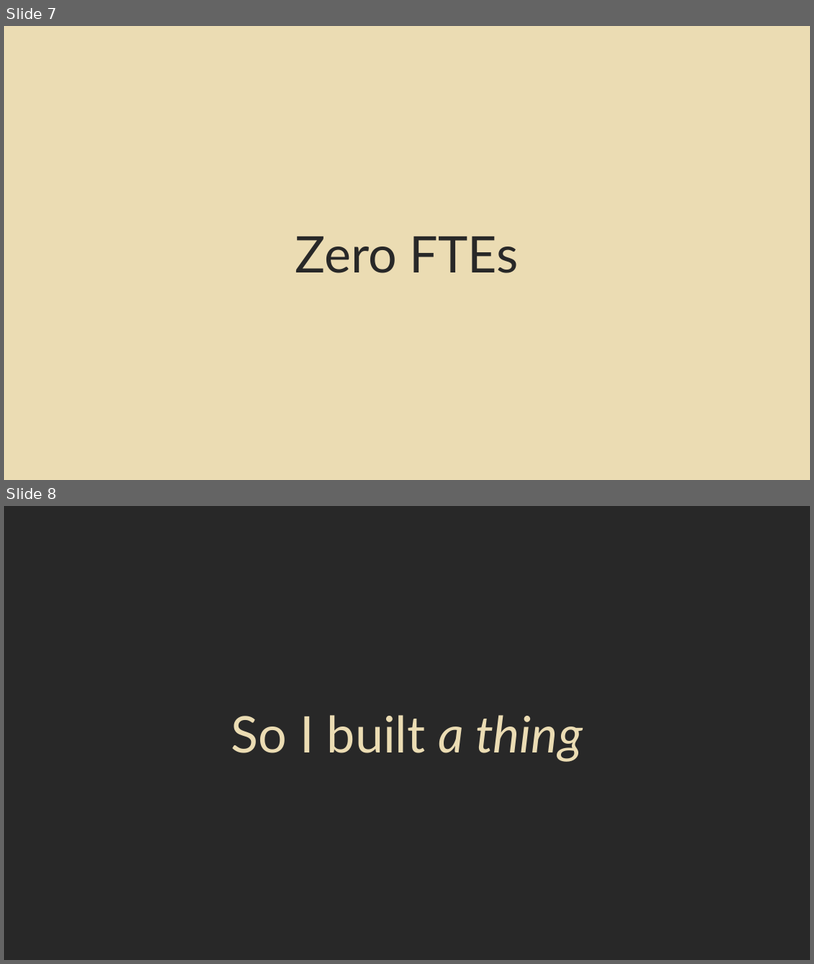
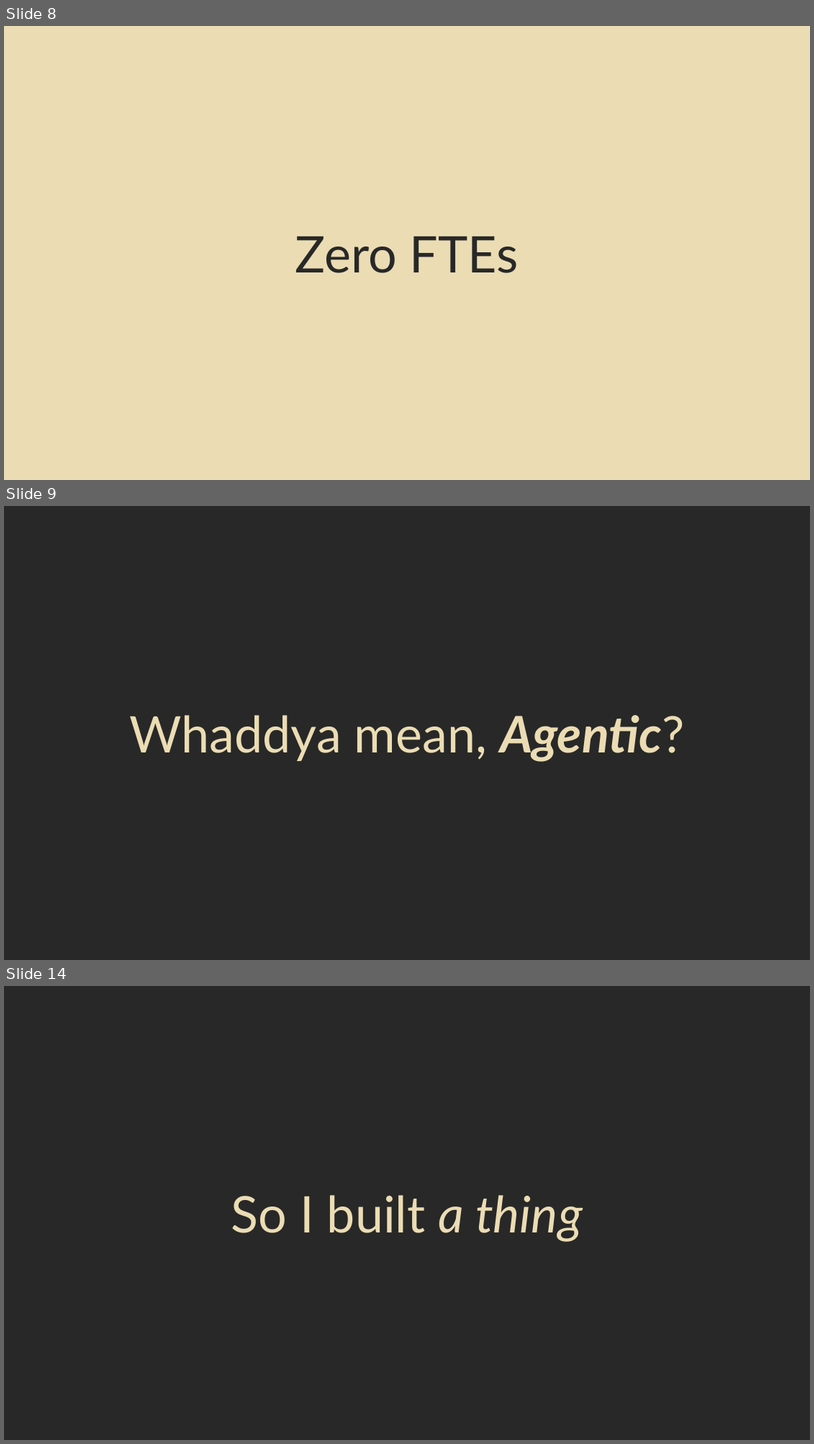
Before and after one commit to theaj42/presentations, a slide deck: Agentic_Threat_Intel/2026-01-21_DePaul-Presentation.pptx. Shown one above the other, each under a label of ours: slides 7 and 8 before the commit, slides 8, 9 and 14 after it; the slides between them are not shown. The pictures are 814x964 and 814x1444 pixels, drawn with LibreOffice and Linux fonts; fonts in the diff are those of the drawing. Boxes give left, top, right and bottom in pixels: in the first picture for what was removed or moved away, otherwise in the second. Text is boxed around its words. In the diff, an @@ line names an element or a change of style, - is before the commit and + after.

```diff
--- a/Agentic_Threat_Intel/2026-01-21_DePaul-Presentation.pptx
+++ b/Agentic_Threat_Intel/2026-01-21_DePaul-Presentation.pptx
@@ slide 9 added at (x1=4, y1=506, x2=810, y2=960), background #282828 @@
@@ title added at (x1=129, y1=715, x2=684, y2=762), 60 pt, text #EBDCB3 @@
+Whaddya mean, Agentic?
@@ what was slide 7 is now slide 8 @@
@@ what was slide 8 is now slide 14 @@
```
Also in this commit, not shown: 2 slides changed, 5 other slides added.
